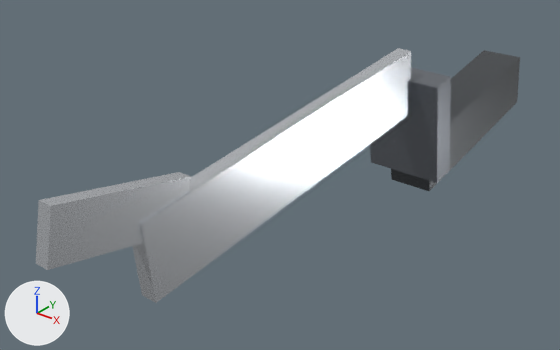
What one commit did to the glTF model assets/models/knife.glb.
Camera for both pictures: a camera (50 mm lens) standing at (0.247, -0.473, 0.195) and looking at (-0.032, -0.125, -0.022). Arrows for +X, +Y and +Z are at lower left; the lights stay in place. The older version comes first. Vertices at exactly the same position are counted once.

Names of what the first picture shows: 'knife'.
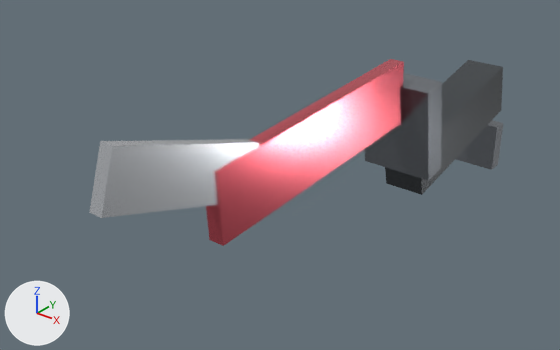
Location of each change, (x1, y1, x2, y2) in pixels of the pictures (560 x 350 px; the box of a moved part takes in the faces that stretch with it):
'knife', surface changed, reshaped (white to pink, 14% narrower, 27% shorter): before (36, 48, 520, 303); after (89, 59, 503, 246)
part 1 of me_knife_mesh, added: after (456, 120, 503, 170)
part 2 of me_knife_mesh, moved or reshaped: before (370, 68, 451, 183); after (364, 67, 442, 181)
part 3 of me_knife_mesh, rebuilt (8% narrower): before (391, 50, 520, 191); after (385, 60, 503, 195)
part 4 of me_knife_mesh, rebuilt (29% narrower, 27% shorter): before (132, 48, 411, 303); after (206, 59, 404, 246)
part 5 of me_knife_mesh, rebuilt (10% wider, 19% shorter): before (36, 172, 191, 270); after (89, 139, 259, 218)

The change, as a list of edits to the scene's bpy script:
```text
Change mat_knife_mat:
    where n0 = _N.new('ShaderNodeBsdfPrincipled'); n0.name = 'Principled BSDF'
    n0.inputs[2].default_value: 0.22 -> 0.18  # 'Roughness'
Change me_knife_mesh:
    used by ob_knife; location = (0.0, 0.0, 0.0)
    remove me_knife_mesh.from_pydata(...)  # 32 vertices, 48 faces; spans x -0.027..0.027, y -0.322..0.138, z -0.064..0.048
    add me_knife_mesh.from_pydata(...)  # 40 vertices, 60 faces; spans x -0.026..0.026, y -0.292..0.108, z -0.084..0.063
    me_knife_mesh part 1: a new loose piece, a box spanning x -0.019..0.019, y 0.094..0.106, z -0.084..-0.046, in mat_knife_mat
    me_knife_mesh part 2: the loose piece of 8 vertices spanning x -0.027..0.027, y -0.035..-0.005, z -0.048..0.028 is scaled about its middle by (0.945, 0.967, 0.907), then moved by (0.0, -0.01, 0.002)
    me_knife_mesh part 3: the loose piece of 8 vertices spanning x -0.016..0.016, y -0.018..0.138, z -0.064..0.004 is rebuilt with 8 vertices and now spans x -0.015..0.015, y -0.028..0.108, z -0.063..0.003
    me_knife_mesh part 4: the loose piece of 8 vertices spanning x -0.005..0.005, y -0.272..-0.028, z -0.025..0.045 is rebuilt with 8 vertices and now spans x -0.005..0.005, y -0.221..-0.039, z -0.016..0.04
    me_knife_mesh part 5: the loose piece of 8 vertices spanning x -0.004..0.004, y -0.322..-0.238, z 0.004..0.048 is rebuilt with 8 vertices and now spans x -0.004..0.004, y -0.292..-0.188, z 0.001..0.063
```
